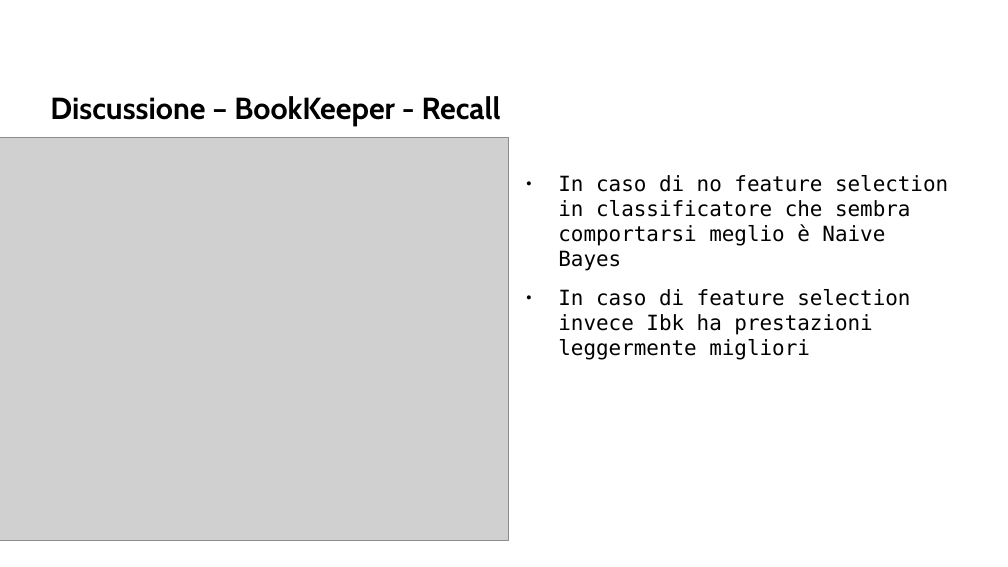
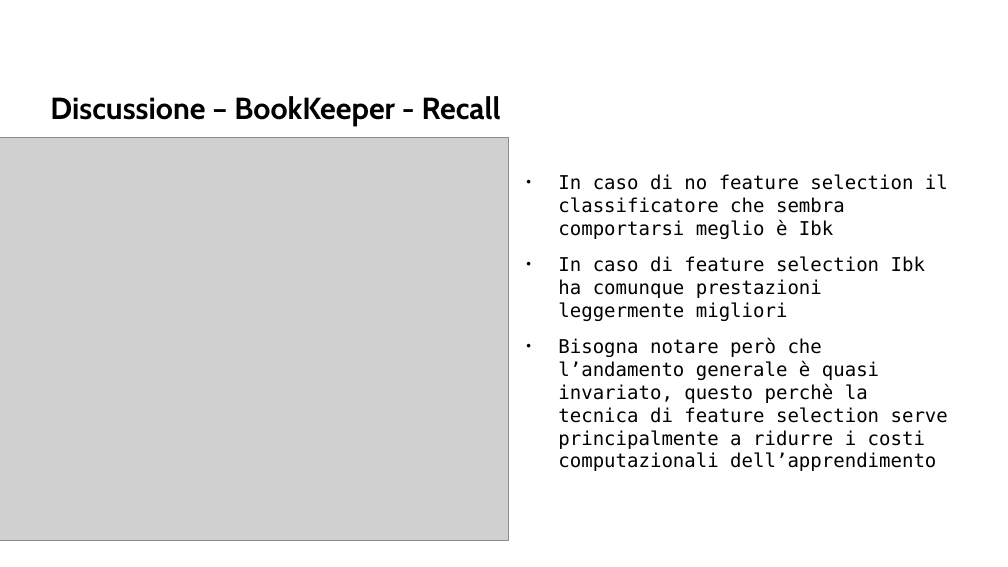
Before and after one commit to AlessDea/ISW2_milestone2, a slide deck: slide 11 of presentazione/isw2_ml.odp. Drawn at 1008x567 pixels with LibreOffice and Linux fonts; fonts in the diff are those of the drawing; grey boxes stand for pictures; background and template pictures are left out. Boxes give left, top, right and bottom in pixels: in the first picture for what was removed or moved away, otherwise in the second. Text is boxed around its words. In the diff, an @@ line names an element or a change of style, - is before the commit and + after.

```diff
--- a/presentazione/isw2_ml.odp
+++ b/presentazione/isw2_ml.odp
@@ text at (x1=558, y1=174, x2=948, y2=471): text changed; size 16.5 to 15 pt @@
-● In caso di no feature selection in classificatore che sembra comportarsi meglio è Naive Bayes
-● In caso di feature selection invece Ibk ha prestazioni leggermente migliori
+● In caso di no feature selection il classificatore che sembra comportarsi meglio è Ibk
+● In caso di feature selection Ibk ha comunque prestazioni leggermente migliori
+● Bisogna notare però che l’andamento generale è quasi invariato, questo perchè la tecnica di feature selection serve principalmente a ridurre i costi computazionali dell’apprendimento
```
Also in this commit, not shown: 13 other slides changed, 4 slides added, 3 slides removed, 2 other files.
